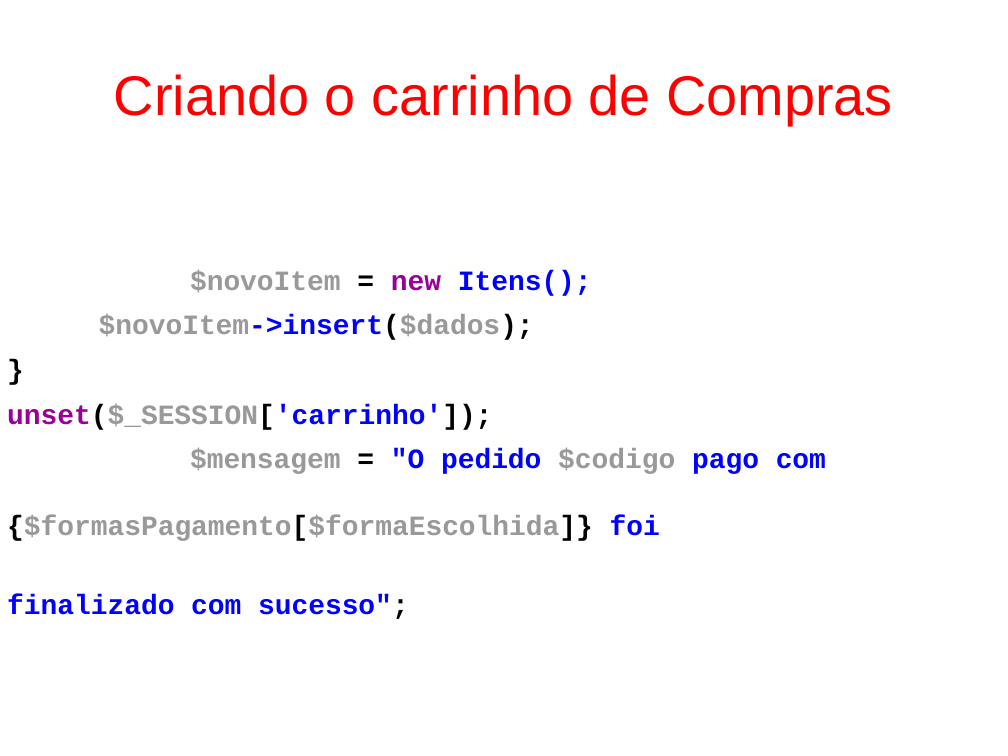
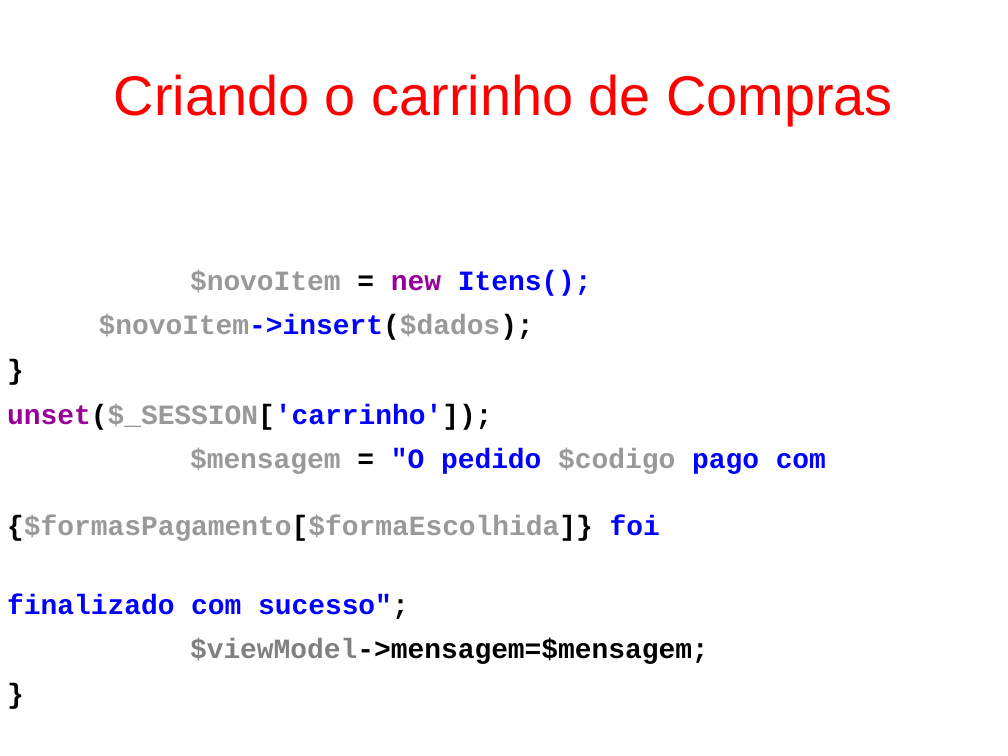
Before and after one commit to fgsl/lojasacme, a slide deck: slide 128 of docs/tutorial.odp. Drawn at 1008x756 pixels with LibreOffice and Linux fonts; fonts in the diff are those of the drawing. Boxes give left, top, right and bottom in pixels: in the first picture for what was removed or moved away, otherwise in the second. Text is boxed around its words. In the diff, an @@ line names an element or a change of style, - is before the commit and + after.

Commit message:
Remover leitura de variável view global #27

```diff
--- a/docs/tutorial.odp
+++ b/docs/tutorial.odp
@@ text at (190, 638, 709, 664): paragraphs added @@
+$viewModel->mensagem=$mensagem;
+}
```
Also in this commit, not shown: 2 other slides changed, 1 slide removed.
